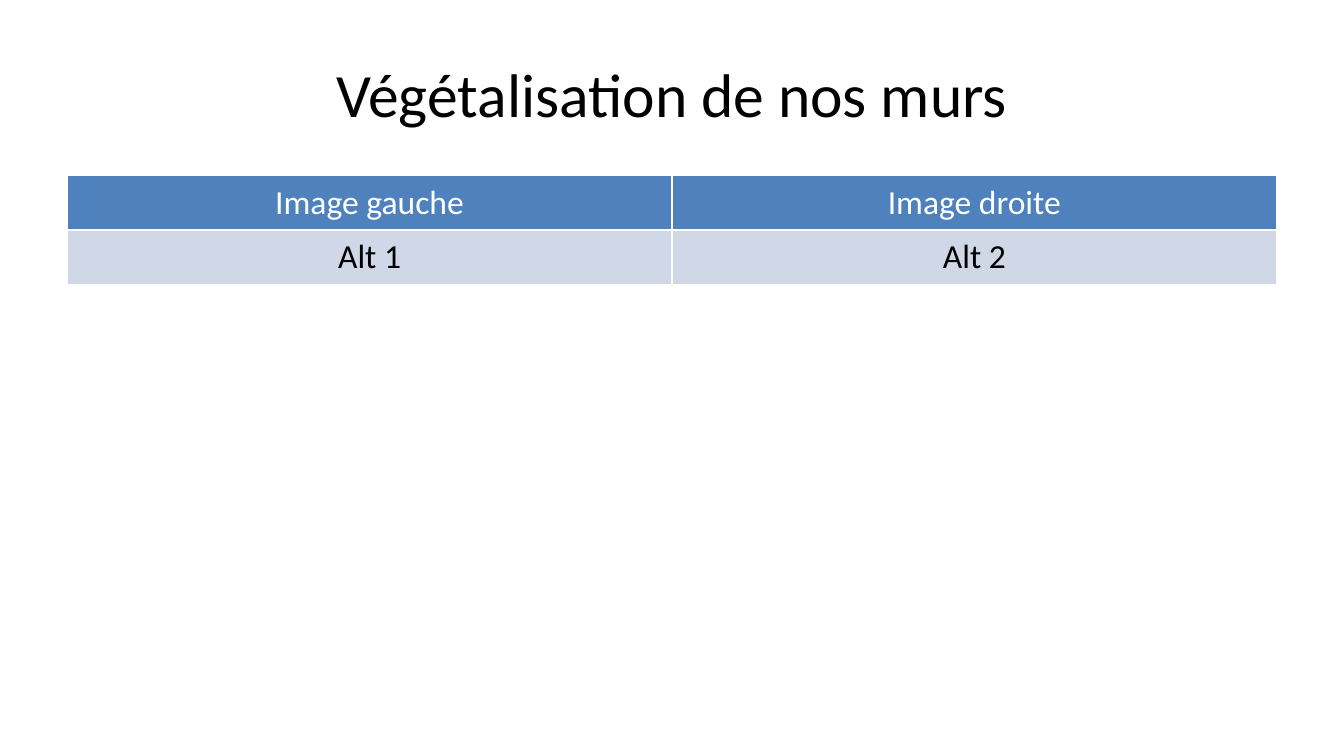
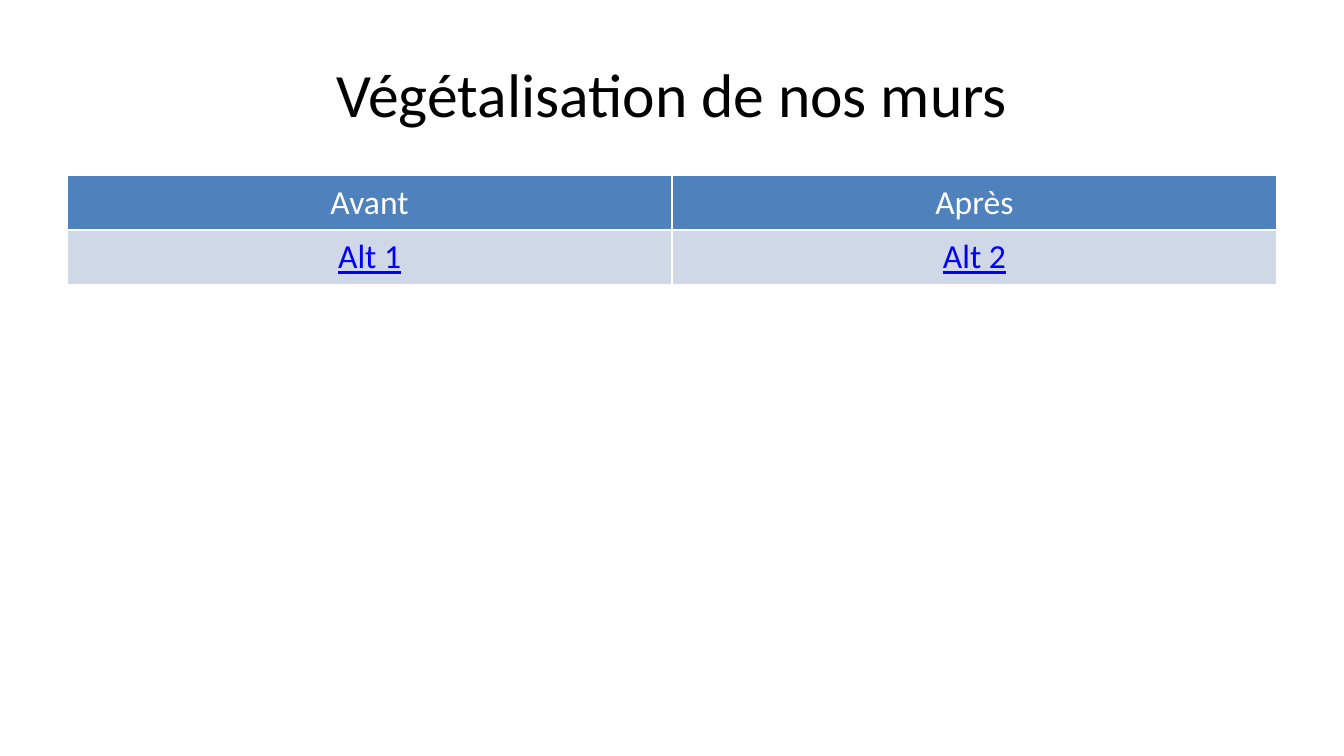
Before and after one commit to Bertrand82/vegetalisation_m2q, a slide deck: slide 1 of presentation.pptx. Drawn at 1344x756 pixels with LibreOffice and Linux fonts; fonts in the diff are those of the drawing. Boxes give left, top, right and bottom in pixels: in the first picture for what was removed or moved away, otherwise in the second. Text is boxed around its words. In the diff, an @@ line names an element or a change of style, - is before the commit and + after.

```diff
--- a/presentation.pptx
+++ b/presentation.pptx
@@ table at (x1=67, y1=176, x2=1277, y2=675) @@
-row 1, column 1: Image gauche
+row 1, column 1: Avant
-row 1, column 2: Image droite
+row 1, column 2: Après
@@ text colour #000000 to #0000FF, underline on in "Alt 1", "Alt 2" @@
```
Also in this commit, not shown: 4 other files.
